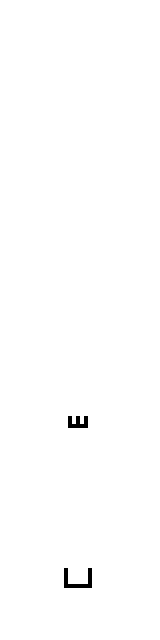
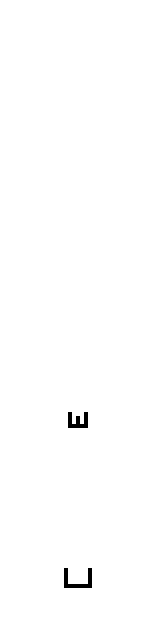
Layers edited between the first and the second 160×640 image:
painted on "Background" over [68, 412, 88, 416]
